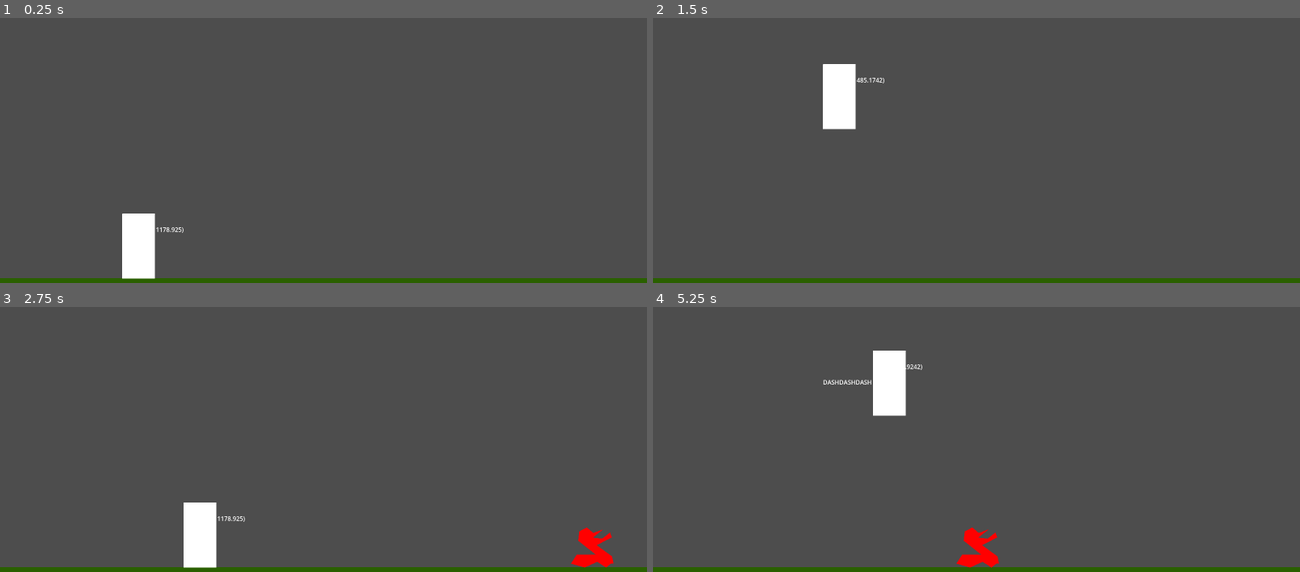
Above: before the commit, frames 1-4 (two rows, left to right).
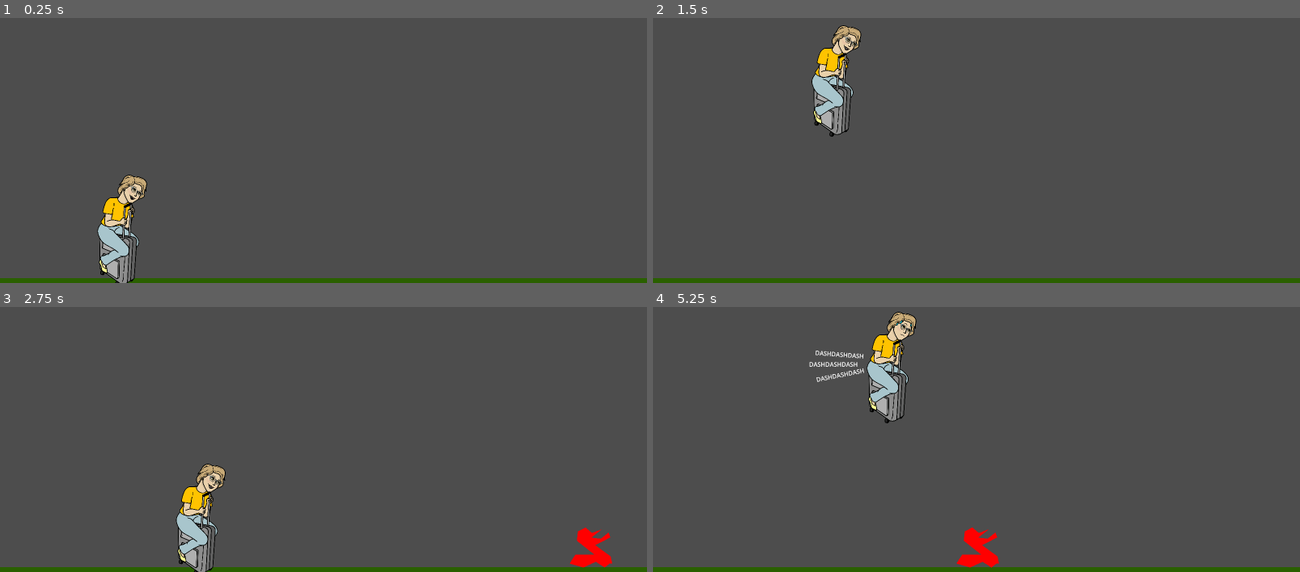
Above: after the commit, the same moments.

Repository: singerbj/bag-tag
Game: Godot game, scene res://scenes/Game.tscn
The game is run twice, just before and just after one commit, with the same random seed, the same clock (stepped at 60 frames per second) and the same inputs.
Inputs (mouse positions are in pixels of both pictures, inside the frame that each line leads up to):
- Up to frame 1 (0.25 s): no input
- Up to frame 2 (1.5 s): tap Enter at 0.5 s; move the mouse to (1118, 124) at 0.52 s; hold Right (ui_right) from 0.53 s (still down); click (1118, 124) at 0.67 s; tap Up (ui_up) at 0.77 s; move the mouse to (847, 153) at 1.27 s
- Up to frame 3 (2.75 s): tap Up (ui_up) at 1.52 s; move the mouse to (388, 362) at 2.02 s; release Right (ui_right) at 2.03 s
- Up to frame 4 (5.25 s): move the mouse to (944, 484) at 2.77 s; hold Right (ui_right) 2.78-4.28 s; click (944, 484) at 2.92 s; tap Up (ui_up) at 3.02, 3.77, 4.52 s; move the mouse to (1170, 471) at 3.52 s; move the mouse to (782, 383) at 4.27 s; move the mouse to (1008, 426) at 5.02 s; hold Right (ui_right) from 5.03 s (still down); click (1008, 426) at 5.17 s

The runs differ from the first frame. In frame 1, 2.7% of the frame differs, in the area x 15-29%, y 59-100%; in frame 2, 2.2%; in frame 3, 2.3%; in frame 4, 2.4%.

Commit message:
added art and set up mom

Diff:
--- a/scenes/Game.tscn
+++ b/scenes/Game.tscn
@@ -29,7 +29,7 @@
 position_smoothing_speed = 1.0
 
 [node name="Player" parent="." instance=ExtResource("5_xu4y6")]
-position = Vector2(554, 1121)
+position = Vector2(442, 1104)
 
 [node name="AudioStreamPlayer" type="AudioStreamPlayer" parent="."]
 stream = ExtResource("4_opxje")
--- a/scenes/Player.tscn
+++ b/scenes/Player.tscn
@@ -1,41 +1,13 @@
 [gd_scene load_steps=6 format=3 uid="uid://dne4582qgwx2l"]
 
 [ext_resource type="Script" path="res://scripts/player.gd" id="1_ki2ig"]
-[ext_resource type="PackedScene" uid="uid://bm1moac027y38" path="res://scenes/Collision2DRendered.tscn" id="2_my3bc"]
 [ext_resource type="AudioStream" uid="uid://bq4knvbhxrqm0" path="res://assets/audio/jump.wav" id="3_v8dxu"]
 [ext_resource type="AudioStream" uid="uid://clvu7s3laxcnv" path="res://assets/audio/flame.ogg" id="4_by8cq"]
-
-[sub_resource type="RectangleShape2D" id="RectangleShape2D_u0f63"]
-size = Vector2(150, 300)
+[ext_resource type="Texture2D" uid="uid://cdhytr0q0snvk" path="res://assets/art/MomSmile.PNG" id="5_nmbkr"]
+[ext_resource type="Texture2D" uid="uid://qdx5113i4xb8" path="res://assets/art/MomSweat.PNG" id="6_vq500"]
 
 [node name="Player" type="CharacterBody2D"]
-position = Vector2(554, 1256)
 script = ExtResource("1_ki2ig")
-
-[node name="CollisionShape2D" type="CollisionShape2D" parent="."]
-shape = SubResource("RectangleShape2D_u0f63")
-metadata/_edit_lock_ = true
-
-[node name="Collision2dRendered" parent="CollisionShape2D" instance=ExtResource("2_my3bc")]
-
-[node name="Label" type="Label" parent="."]
-offset_left = -63.0
-offset_top = -96.0
-offset_right = 63.0
-offset_bottom = -73.0
-theme_type_variation = &"HeaderLarge"
-horizontal_alignment = 1
-vertical_alignment = 1
-
-[node name="Label2" type="Label" parent="."]
-offset_left = -309.0
-offset_top = -24.0
-offset_right = -81.0
-offset_bottom = 15.0
-theme_type_variation = &"HeaderLarge"
-text = "DASHDASHDASH"
-horizontal_alignment = 1
-vertical_alignment = 1
 
 [node name="JumpAudioStreamPlayer" type="AudioStreamPlayer" parent="."]
 stream = ExtResource("3_v8dxu")
@@ -44,3 +16,55 @@
 [node name="DashAudioStreamPlayer" type="AudioStreamPlayer" parent="."]
 stream = ExtResource("4_by8cq")
 volume_db = -12.0
+
+[node name="DefaultSprite" type="Sprite2D" parent="."]
+position = Vector2(-59, 2)
+scale = Vector2(0.25, 0.25)
+texture = ExtResource("5_nmbkr")
+metadata/_edit_lock_ = true
+
+[node name="DashSprite" type="Sprite2D" parent="."]
+position = Vector2(-43, 1)
+scale = Vector2(0.25, 0.25)
+texture = ExtResource("6_vq500")
+metadata/_edit_lock_ = true
+
+[node name="CollisionPolygon2D" type="CollisionPolygon2D" parent="."]
+polygon = PackedVector2Array(-68, -112, 27, -242, 80, -240, 117, -222, 123, -187, 50, 13, 85, 55, 74, 125, 66, 235, -91, 235, -92, 45, -102, 13)
+
+[node name="Fire" type="Node2D" parent="."]
+
+[node name="Label3" type="Label" parent="Fire"]
+offset_left = -373.0
+offset_top = -22.0
+offset_right = -145.0
+offset_bottom = 17.0
+theme_type_variation = &"HeaderLarge"
+text = "DASHDASHDASH"
+horizontal_alignment = 1
+vertical_alignment = 1
+metadata/_edit_use_anchors_ = true
+
+[node name="Label4" type="Label" parent="Fire"]
+offset_left = -343.0
+offset_top = -76.0
+offset_right = -115.0
+offset_bottom = -37.0
+rotation = 0.0739452
+theme_type_variation = &"HeaderLarge"
+text = "DASHDASHDASH"
+horizontal_alignment = 1
+vertical_alignment = 1
+metadata/_edit_use_anchors_ = true
+
+[node name="Label5" type="Label" parent="Fire"]
+offset_left = -343.0
+offset_top = 50.0
+offset_right = -115.0
+offset_bottom = 89.0
+rotation = -0.193144
+theme_type_variation = &"HeaderLarge"
+text = "DASHDASHDASH"
+horizontal_alignment = 1
+vertical_alignment = 1
+metadata/_edit_use_anchors_ = true
--- a/scripts/player.gd
+++ b/scripts/player.gd
@@ -22,7 +22,8 @@
 
 func _ready() -> void:
 	self.connect("body_entered", self._on_Area_body_entered)
-	$Label2.visible = false
+	$Fire.visible = false
+	$DashSprite.visible = false
 
 func _on_Area_body_entered(body:Node) -> void:
 	print(body)
@@ -45,21 +46,21 @@
 			dash_available = true
 
 	if dash_budget > 0:
-		$Label2.visible = true
+		$Fire.visible = true
+		$DashSprite.visible = true
 		velocity.y = clamp(velocity.y, -INF, 0)
 		velocity.x = DASH_FORCE
 		dash_budget -= 1 * delta
 		if dash_budget < 0:
 			dash_budget = 0
 	else:
-		$Label2.visible = false
+		$Fire.visible = false
+		$DashSprite.visible = false
 		velocity.x = DEFAULT_MOVEMENT_SPEED
 
 	move_and_slide()
 
 	_handle_collisions()
-
-	$Label.text = str(self.position)
 
 func _handle_collisions():
 	for index in get_slide_collision_count():
@@ -97,7 +98,6 @@
 			jumping = false
 			_calculate_swipe(event.get_position())
 
-
 func _calculate_swipe(swipe_end):
 	if swipe_start != null:
 		var swipe = swipe_end - swipe_start
Binary file added: assets/art/Bag.PNG
Not shown, added: assets/art/Bag.PNG.import
Binary file added: assets/art/Ben.PNG
Not shown, added: assets/art/Ben.PNG.import
Binary file added: assets/art/Bina.PNG
Not shown, added: assets/art/Bina.PNG.import
Binary file added: assets/art/Dad.PNG
Not shown, added: assets/art/Dad.PNG.import
Binary file added: assets/art/Gigi.PNG
Not shown, added: assets/art/Gigi.PNG.import
Binary file added: assets/art/MagJake.PNG
Not shown, added: assets/art/MagJake.PNG.import
(and 18 more such lines)
